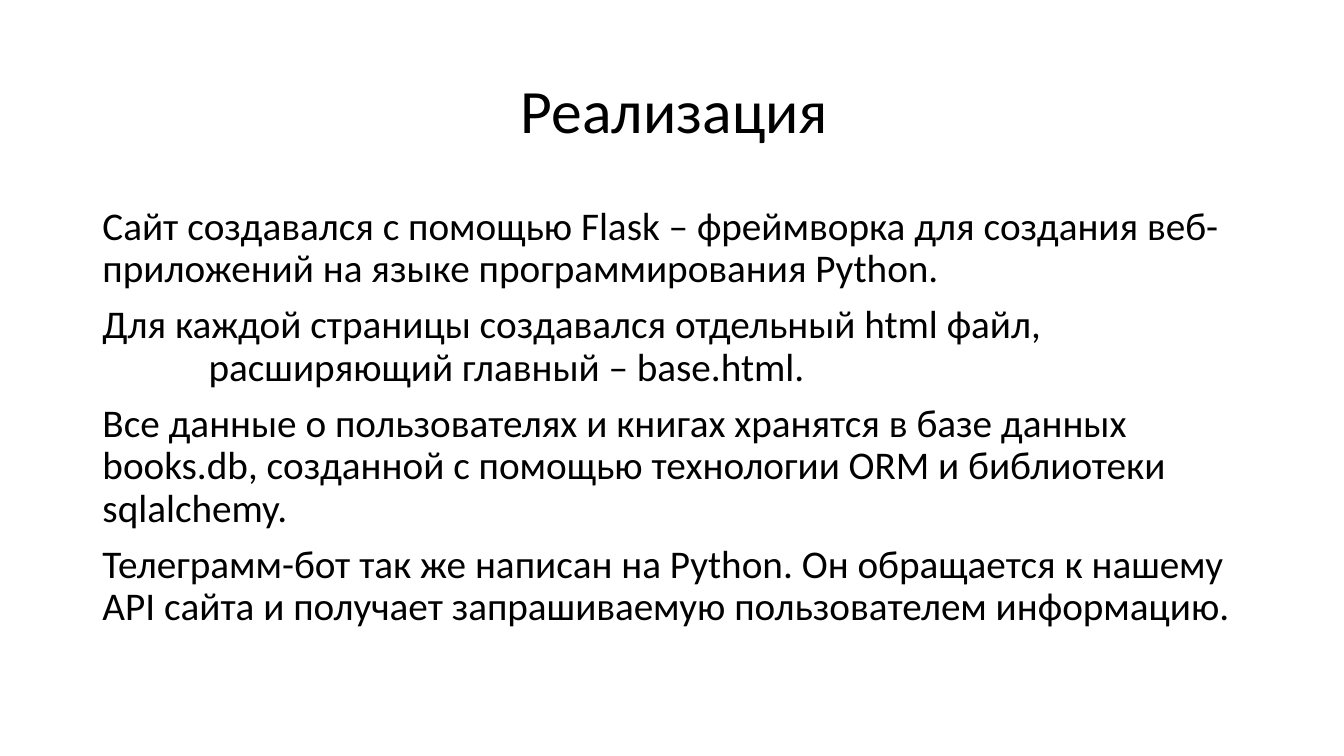
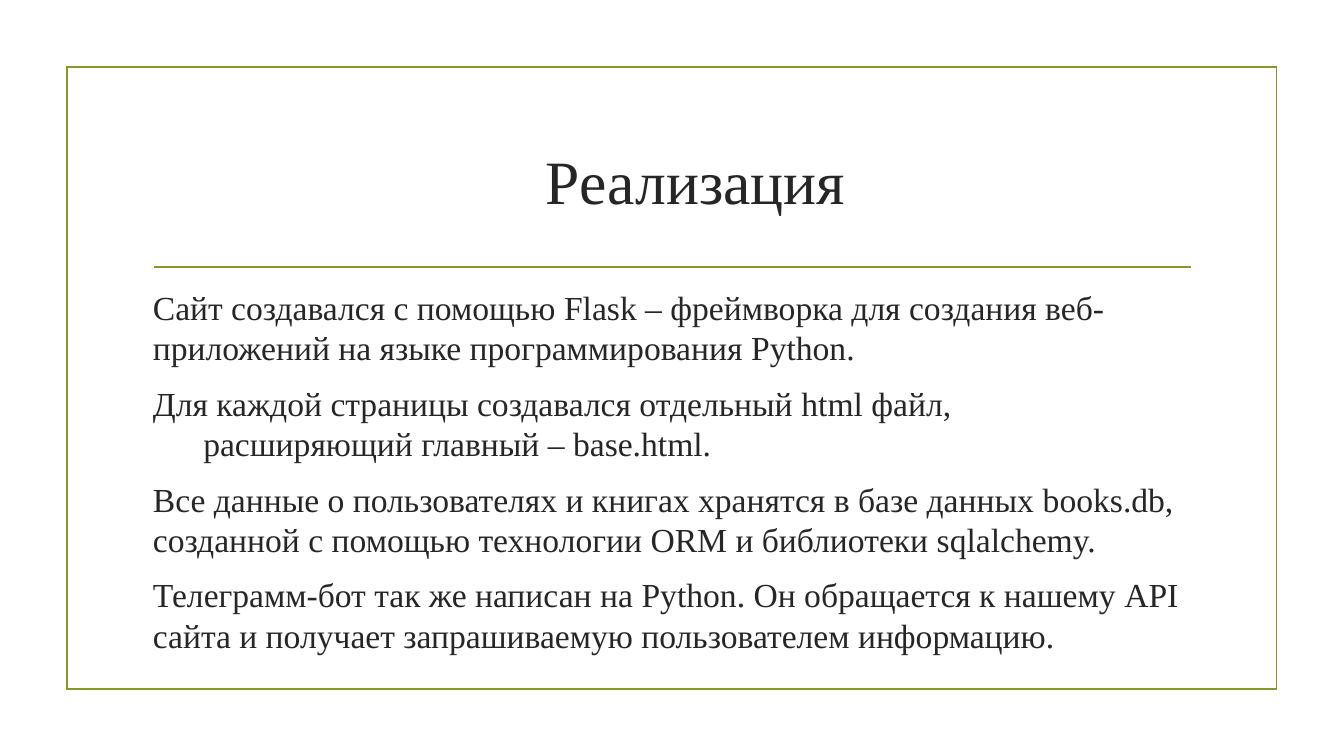
Before and after one commit to NikitaOlenichev/BookSearch, a slide deck: slide 3 of docs/Сайт «КнигаПоиск» Презентация.pptx. Drawn at 1344x756 pixels with LibreOffice and Linux fonts; fonts in the diff are those of the drawing; background and template pictures are left out. Boxes give left, top, right and bottom in pixels: in the first picture for what was removed or moved away, otherwise in the second. Text is boxed around its words. In the diff, an @@ line names an element or a change of style, - is before the commit and + after.

```diff
--- a/docs/Сайт «КнигаПоиск» Презентация.pptx
+++ b/docs/Сайт «КнигаПоиск» Презентация.pptx
@@ rectangle added at bbox=[67, 68, 1276, 690], outline #83992A 1.25 pt @@
@@ title "Реализация": place and size @@
-title "Реализация" at bbox=[521, 93, 828, 143]
+title "Реализация" at bbox=[546, 163, 845, 216]
@@ title "Реализация" at bbox=[546, 163, 845, 216]: font Calibri to Times New Roman, text colour #000000 to #262626; line spacing 0.9 to 1 @@
@@ line added from (154, 267) to (1191, 267), #83992A 1.25 pt @@
@@ text "Сайт создавался с помощью Flask ...": place and size @@
-text "Сайт создавался с помощью Flask ..." at bbox=[102, 212, 1230, 627]
+text "Сайт создавался с помощью Flask ..." at bbox=[153, 296, 1178, 654]
@@ text "Сайт создавался с помощью Flask ..." at bbox=[153, 296, 1178, 654]: size 28 to 24 pt, font Calibri to Times New Roman, text colour #000000 to #262626; line spacing 0.9 to 1 @@
```
Also in this commit, not shown: 3 other slides changed, 1 other file.
